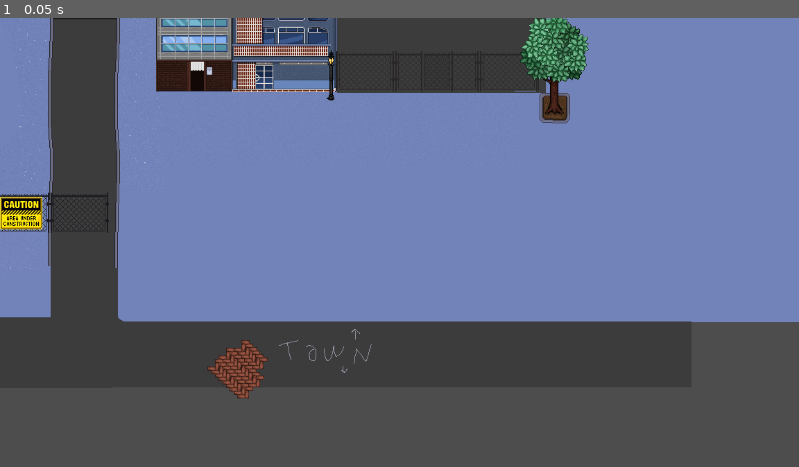
Above: before the commit, frame 1.
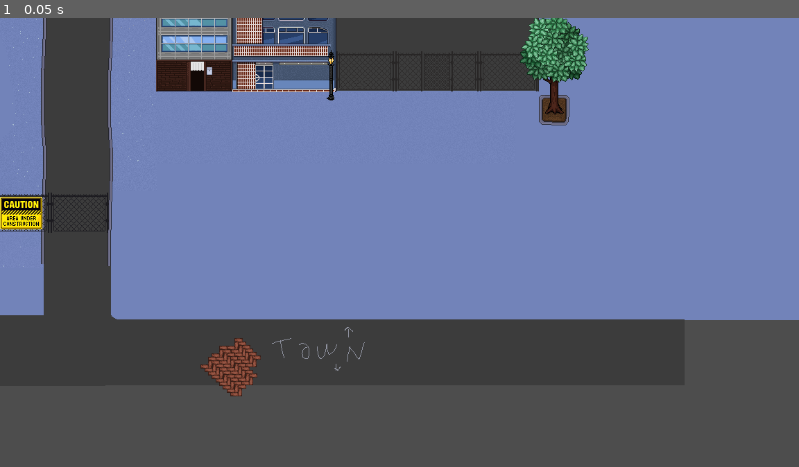
Above: after the commit, the same moment.

Repository: porkbrain/dont-count-the-sheep
Game: Godot game, scene res://assets/scenes/downtown.tscn
The game is run twice, just before and just after one commit, with the same random seed, the same clock (stepped at 60 frames per second) and the same inputs. The project has no main scene, so this scene is started directly.
Inputs:
- Up to frame 1 (0.05 s): no input

The runs differ from the first frame. In frame 1, 2.9% of the frame differs, in the area x 0-100%, y 0-85%.

Commit message:
Shaperka (#138)
* Mall dots gone, new bulding, bigger downtown map, emoji atlas updated (second and third emoji in a second row is the animation for 'too awake to go to sleep' or any 'no')


---------

Co-authored-by: shaperka <161528618+shaperka@users.noreply.github.com>

Diff:
--- a/main_game/assets/scenes/downtown.tscn
+++ b/main_game/assets/scenes/downtown.tscn
@@ -1,39 +1,49 @@
-[gd_scene load_steps=39 format=3 uid="uid://dtow2k2vgk8kg"]
-
-[ext_resource type="Texture2D" uid="uid://ctujtb5gwqvre" path="res://assets/downtown/bg.png" id="1_ac7tb"]
-[ext_resource type="Texture2D" uid="uid://kqhfsst8cp0b" path="res://assets/downtown/ac_atlas.png" id="2_vxd7e"]
-[ext_resource type="Texture2D" uid="uid://fvsk7527x314" path="res://assets/downtown/water_dispenser.png" id="3_mnq47"]
-[ext_resource type="Texture2D" uid="uid://ccpux3rqyc01t" path="res://assets/downtown/bamboo_rooftop.png" id="4_uahdt"]
-[ext_resource type="Texture2D" uid="uid://cve0p1fj5bjp3" path="res://assets/downtown/recycle_bin.png" id="5_her3o"]
-[ext_resource type="Texture2D" uid="uid://c7pfatjf403l5" path="res://assets/downtown/cone.png" id="6_4cklq"]
-[ext_resource type="Texture2D" uid="uid://bmy3x3gvi867d" path="res://assets/downtown/black_bin.png" id="7_p1j5y"]
-[ext_resource type="Texture2D" uid="uid://d1y5l8pmrdloy" path="res://assets/downtown/robot.png" id="8_s4pbl"]
-[ext_resource type="Texture2D" uid="uid://dlc054120cn8l" path="res://assets/downtown/swing.png" id="9_gwh2v"]
-[ext_resource type="Texture2D" uid="uid://b75yq8snj53yw" path="res://assets/downtown/trashcan_tables.png" id="10_nyc25"]
-[ext_resource type="Texture2D" uid="uid://d2v4j1m6u8ek1" path="res://assets/environment/beer.png" id="11_e3pff"]
-[ext_resource type="Texture2D" uid="uid://djc7g7t6dy3wa" path="res://assets/downtown/truck.png" id="12_mwj3x"]
-[ext_resource type="Texture2D" uid="uid://dh2sjhvbvlj0y" path="res://assets/downtown/tree.png" id="13_7q235"]
-[ext_resource type="Texture2D" uid="uid://c6bjetxf4tjpq" path="res://assets/downtown/mall.png" id="13_jgs6s"]
-[ext_resource type="Texture2D" uid="uid://b54rhfp4mdr1d" path="res://assets/downtown/lamp.png" id="14_8uy80"]
-[ext_resource type="Texture2D" uid="uid://7iyu03tse1f0" path="res://assets/downtown/briza.png" id="16_xr53b"]
-[ext_resource type="Texture2D" uid="uid://cpagv4vgk17ov" path="res://assets/downtown/wired_fence.png" id="17_5ai3x"]
-[ext_resource type="Texture2D" uid="uid://d28l4plhavno" path="res://assets/downtown/front_field.png" id="18_yr0u5"]
-[ext_resource type="Texture2D" uid="uid://deq70sixg36ra" path="res://assets/downtown/house_plantshoptrio.png" id="19_fdu3c"]
-[ext_resource type="Texture2D" uid="uid://dqvep7ugj5h2e" path="res://assets/downtown/tree_pot.png" id="20_kpivv"]
-[ext_resource type="Texture2D" uid="uid://dj4h0df73poo0" path="res://assets/downtown/compound_gate.png" id="20_o0xfm"]
-[ext_resource type="Texture2D" uid="uid://c3jrebwaemnlt" path="res://assets/downtown/umbrella_chair.png" id="20_sy6x1"]
-[ext_resource type="Texture2D" uid="uid://dpj7jnsvxyfvt" path="res://assets/environment/water_bottle_half.png" id="21_8m32a"]
-[ext_resource type="Texture2D" uid="uid://bodg01kctbo3d" path="res://assets/downtown/praha_building.png" id="21_sq8gl"]
-[ext_resource type="Texture2D" uid="uid://crl8brm7m7obp" path="res://assets/downtown/building_duo.png" id="22_bl5xi"]
-[ext_resource type="Texture2D" uid="uid://dm414iyf3bdnr" path="res://assets/downtown/construction_site_sign.png" id="22_m6eml"]
-[ext_resource type="Texture2D" uid="uid://cvpb63r4tafm8" path="res://assets/downtown/tower.png" id="23_7ng4s"]
-[ext_resource type="Texture2D" uid="uid://cjkde3a6ochx7" path="res://assets/downtown/barn.png" id="23_av7fi"]
-[ext_resource type="Texture2D" uid="uid://ctd21n83m0nwc" path="res://assets/downtown/clinic.png" id="25_ukjmq"]
-[ext_resource type="Texture2D" uid="uid://cyd2vttksmhrg" path="res://assets/downtown/zabradli.png" id="26_nm5hp"]
-[ext_resource type="Texture2D" uid="uid://d4d4x4dbmu2f" path="res://assets/downtown/big_tree.png" id="28_6tavv"]
-[ext_resource type="Texture2D" uid="uid://dqqvboiu7sjg4" path="res://assets/downtown/jehlicnan.png" id="29_j62ep"]
-[ext_resource type="Texture2D" uid="uid://d2ainwkym4lxy" path="res://assets/downtown/fancy_stairs.png" id="32_01aim"]
-[ext_resource type="Texture2D" uid="uid://04yhpl0qtq7g" path="res://assets/downtown/fancy_sloupky.png" id="33_lx3i7"]
+[gd_scene load_steps=49 format=3 uid="uid://dtow2k2vgk8kg"]
+
+[ext_resource type="Texture2D" uid="uid://b5pepyrbokdp7" path="res://assets/downtown/bg.png" id="1_ac7tb"]
+[ext_resource type="Texture2D" uid="uid://dhtpl0f15gojd" path="res://assets/downtown/ac_atlas.png" id="2_vxd7e"]
+[ext_resource type="Texture2D" uid="uid://od7278drijk8" path="res://assets/downtown/water_dispenser.png" id="3_mnq47"]
+[ext_resource type="Texture2D" uid="uid://bwt8l2nfovdrb" path="res://assets/downtown/bamboo_rooftop.png" id="4_uahdt"]
+[ext_resource type="Texture2D" uid="uid://5ywhhdx6rx7r" path="res://assets/downtown/recycle_bin.png" id="5_her3o"]
+[ext_resource type="Texture2D" uid="uid://b8xgrwspdhoao" path="res://assets/downtown/cone.png" id="6_4cklq"]
+[ext_resource type="Texture2D" uid="uid://clp5emmiqqigh" path="res://assets/downtown/black_bin.png" id="7_p1j5y"]
+[ext_resource type="Texture2D" uid="uid://cnd2np6d33oqh" path="res://assets/downtown/robot.png" id="8_s4pbl"]
+[ext_resource type="Texture2D" uid="uid://hmoa0kdonp88" path="res://assets/downtown/swing.png" id="9_gwh2v"]
+[ext_resource type="Texture2D" uid="uid://bdn0jfgw4tpeg" path="res://assets/downtown/trashcan_tables.png" id="10_nyc25"]
+[ext_resource type="Texture2D" uid="uid://cskl5m8h5o3n8" path="res://assets/environment/beer.png" id="11_e3pff"]
+[ext_resource type="Texture2D" uid="uid://qjb3dquepnch" path="res://assets/downtown/truck.png" id="12_mwj3x"]
+[ext_resource type="Texture2D" uid="uid://cs4xyldoxgtxg" path="res://assets/downtown/tree.png" id="13_7q235"]
+[ext_resource type="Texture2D" uid="uid://djrcy48yl8ego" path="res://assets/downtown/mall.png" id="13_jgs6s"]
+[ext_resource type="Texture2D" uid="uid://bprq7kf7j27if" path="res://assets/downtown/sipek.png" id="14_6c1wy"]
+[ext_resource type="Texture2D" uid="uid://b7r70khewajh0" path="res://assets/downtown/lamp.png" id="14_8uy80"]
+[ext_resource type="Texture2D" uid="uid://d3swa0vc5iitv" path="res://assets/downtown/briza.png" id="16_xr53b"]
+[ext_resource type="Texture2D" uid="uid://lgsyrvis4y80" path="res://assets/downtown/wired_fence.png" id="17_5ai3x"]
+[ext_resource type="Texture2D" uid="uid://bneahsxtb6wpe" path="res://assets/downtown/front_field.png" id="18_yr0u5"]
+[ext_resource type="Texture2D" uid="uid://bq3fw5e27w801" path="res://assets/downtown/house_plantshoptrio.png" id="19_fdu3c"]
+[ext_resource type="Texture2D" uid="uid://brvijlucyh2jx" path="res://assets/downtown/tree_pot.png" id="20_kpivv"]
+[ext_resource type="Texture2D" uid="uid://dcl4guw8e72nh" path="res://assets/downtown/compound_gate.png" id="20_o0xfm"]
+[ext_resource type="Texture2D" uid="uid://bbvuyahml5l4l" path="res://assets/downtown/umbrella_chair.png" id="20_sy6x1"]
+[ext_resource type="Texture2D" uid="uid://ufn4rnxo8e62" path="res://assets/environment/water_bottle_half.png" id="21_8m32a"]
+[ext_resource type="Texture2D" uid="uid://bmbgymdlgia22" path="res://assets/downtown/praha_building.png" id="21_sq8gl"]
+[ext_resource type="Texture2D" uid="uid://bs5503nvkypsp" path="res://assets/downtown/building_duo.png" id="22_bl5xi"]
+[ext_resource type="Texture2D" uid="uid://dy8urm75tam2x" path="res://assets/downtown/construction_site_sign.png" id="22_m6eml"]
+[ext_resource type="Texture2D" uid="uid://bqhuebro50e5n" path="res://assets/downtown/tower.png" id="23_7ng4s"]
+[ext_resource type="Texture2D" uid="uid://closy5vs11rwm" path="res://assets/downtown/barn.png" id="23_av7fi"]
+[ext_resource type="Texture2D" uid="uid://b4n3d4xbt3n7t" path="res://assets/downtown/fire_ex.png" id="24_ohwph"]
+[ext_resource type="Texture2D" uid="uid://bnjtrujdg2l5p" path="res://assets/downtown/no_smoking_sign.png" id="25_1tn82"]
+[ext_resource type="Texture2D" uid="uid://m2ycv8ggd4ho" path="res://assets/downtown/clinic.png" id="25_ukjmq"]
+[ext_resource type="Texture2D" uid="uid://vyq68glbbaiv" path="res://assets/downtown/zabradli.png" id="26_nm5hp"]
+[ext_resource type="Texture2D" uid="uid://uuxhgpjap208" path="res://assets/downtown/big_tree.png" id="28_6tavv"]
+[ext_resource type="Texture2D" uid="uid://c8vxwyyvlctic" path="res://assets/downtown/jehlicnan.png" id="29_j62ep"]
+[ext_resource type="Texture2D" uid="uid://c85luubin2ham" path="res://assets/downtown/fancy_stairs.png" id="32_01aim"]
+[ext_resource type="Texture2D" uid="uid://dxokrosjob4s5" path="res://assets/downtown/fancy_sloupky.png" id="33_lx3i7"]
+[ext_resource type="Texture2D" uid="uid://dsdky0twwr6jh" path="res://assets/downtown/blue_clinic.png" id="35_ecxbn"]
+[ext_resource type="Texture2D" uid="uid://cj7k78j2n48gr" path="res://assets/downtown/roof_building.png" id="36_4dgjx"]
+[ext_resource type="Texture2D" uid="uid://bflcaqeap0y6j" path="res://assets/downtown/bin_bag.png" id="37_kbqnk"]
+[ext_resource type="Texture2D" uid="uid://c140qot1ofdoq" path="res://assets/downtown/red_car.png" id="41_h1vqy"]
+[ext_resource type="Texture2D" uid="uid://b3k4s743uhvpa" path="res://assets/downtown/white_van.png" id="42_gumcj"]
+[ext_resource type="Texture2D" uid="uid://c8evra3g3jreh" path="res://assets/downtown/orange_car.png" id="43_rbmlo"]
+[ext_resource type="Texture2D" uid="uid://brapyya5pqurk" path="res://assets/downtown/potted_bush.png" id="44_d0uug"]
 
 [sub_resource type="AtlasTexture" id="AtlasTexture_5i4a5"]
 atlas = ExtResource("2_vxd7e")
@@ -68,7 +78,7 @@
 
 [node name="DowntownBg" type="Sprite2D" parent="."]
 z_index = -5
-position = Vector2(242, 380)
+position = Vector2(232, 477)
 texture = ExtResource("1_ac7tb")
 
 [node name="CompoundRoot" type="Node2D" parent="."]
@@ -80,6 +90,10 @@
 [node name="YSort" type="Node2D" parent="CompoundRoot/Tower"]
 position = Vector2(3, 112)
 
+[node name="PottedBush2" type="Sprite2D" parent="CompoundRoot/Tower"]
+position = Vector2(38, 106)
+texture = ExtResource("44_d0uug")
+
 [node name="Barn" type="Sprite2D" parent="CompoundRoot"]
 position = Vector2(-140, -649)
 texture = ExtResource("23_av7fi")
@@ -88,7 +102,7 @@
 position = Vector2(-5, 68)
 
 [node name="Briza" type="Sprite2D" parent="CompoundRoot"]
-position = Vector2(-32, -589)
+position = Vector2(-880, -437)
 texture = ExtResource("16_xr53b")
 
 [node name="YSort" type="Node2D" parent="CompoundRoot/Briza"]
@@ -150,8 +164,16 @@
 texture = ExtResource("7_p1j5y")
 
 [node name="Beer3" type="Sprite2D" parent="CompoundRoot/CompoundFenceBins"]
-position = Vector2(-21, -8)
+position = Vector2(2, -1)
 texture = ExtResource("11_e3pff")
+
+[node name="BlackBin" type="Sprite2D" parent="CompoundRoot/CompoundFenceBins"]
+position = Vector2(27, -14)
+texture = ExtResource("7_p1j5y")
+
+[node name="BinBag" type="Sprite2D" parent="CompoundRoot/CompoundFenceBins"]
+position = Vector2(-29, -14)
+texture = ExtResource("37_kbqnk")
 
 [node name="Lamp2" type="Sprite2D" parent="CompoundRoot"]
 position = Vector2(-472, -365)
@@ -180,6 +202,10 @@
 
 [node name="YSort" type="Node2D" parent="CompoundRoot/Jehlicnan"]
 position = Vector2(0, 61)
+
+[node name="Sipek" type="Sprite2D" parent="CompoundRoot"]
+position = Vector2(-137, -572)
+texture = ExtResource("14_6c1wy")
 
 [node name="MallRoot" type="Node2D" parent="."]
 
@@ -320,6 +346,21 @@
 metadata/label = "Go shopping"
 metadata/category = "Default"
 
+[node name="RoofBuilding" type="Sprite2D" parent="MallRoot"]
+position = Vector2(-162.5, -2)
+texture = ExtResource("36_4dgjx")
+
+[node name="YSort" type="Node2D" parent="MallRoot/RoofBuilding"]
+position = Vector2(0, 41)
+
+[node name="FireEx" type="Sprite2D" parent="MallRoot/RoofBuilding"]
+position = Vector2(-69.5, 50)
+texture = ExtResource("24_ohwph")
+
+[node name="NoSmokingSign" type="Sprite2D" parent="MallRoot/RoofBuilding"]
+position = Vector2(34.5, 48)
+texture = ExtResource("25_1tn82")
+
 [node name="Block2Root" type="Node2D" parent="."]
 
 [node name="HousePlantshoptrio" type="Sprite2D" parent="Block2Root"]
@@ -337,6 +378,10 @@
 position = Vector2(108, 80)
 texture = ExtResource("7_p1j5y")
 
+[node name="PottedBush" type="Sprite2D" parent="Block2Root/HousePlantshoptrio"]
+position = Vector2(175, 82)
+texture = ExtResource("44_d0uug")
+
 [node name="Tree3" type="Sprite2D" parent="Block2Root"]
 position = Vector2(64, -273)
 texture = ExtResource("13_7q235")
@@ -346,7 +391,7 @@
 
 [node name="TreePot" type="Sprite2D" parent="Block2Root/Tree3"]
 z_index = -1
-position = Vector2(0, 65)
+position = Vector2(0, 69)
 texture = ExtResource("20_kpivv")
 
 [node name="Lamp" type="Sprite2D" parent="Block2Root"]
@@ -376,8 +421,11 @@
 
 [node name="TreePot" type="Sprite2D" parent="Block2Root/PrahaBuilding/Tree2"]
 z_index = -1
-position = Vector2(1, 64)
+position = Vector2(1, 68)
 texture = ExtResource("20_kpivv")
+
+[node name="YSort" type="Node2D" parent="Block2Root/PrahaBuilding"]
+position = Vector2(16, 90)
 
 [node name="FancyStairs" type="Sprite2D" parent="Block2Root"]
 z_index = -2
@@ -444,7 +492,7 @@
 
 [node name="TreePot" type="Sprite2D" parent="Block1Root/Tree"]
 z_index = -1
-position = Vector2(1, 64)
+position = Vector2(0, 67)
 texture = ExtResource("20_kpivv")
 
 [node name="PlayerApartmentBuildingEntrance" type="Node2D" parent="Block1Root"]
@@ -527,6 +575,10 @@
 [node name="YSort" type="Node2D" parent="ShoreRoot/Clinic"]
 position = Vector2(-47, -16)
 
+[node name="PottedBush3" type="Sprite2D" parent="ShoreRoot/Clinic"]
+position = Vector2(42, 72)
+texture = ExtResource("44_d0uug")
+
 [node name="Zabradli" type="Sprite2D" parent="ShoreRoot"]
 position = Vector2(-31, 968)
 texture = ExtResource("26_nm5hp")
@@ -547,3 +599,38 @@
 
 [node name="YSort" type="Node2D" parent="ShoreRoot/Swing"]
 position = Vector2(0, 24)
+
+[node name="BlueClinic" type="Sprite2D" parent="."]
+position = Vector2(-930, 962)
+texture = ExtResource("35_ecxbn")
+
+[node name="Lamp" type="Sprite2D" parent="."]
+position = Vector2(-1000, 1013)
+texture = ExtResource("14_8uy80")
+
+[node name="Tree" type="Sprite2D" parent="."]
+position = Vector2(490, 769)
+texture = ExtResource("13_7q235")
+
+[node name="YSort" type="Node2D" parent="Tree"]
+position = Vector2(0, 69)
+
+[node name="TreePot" type="Sprite2D" parent="Tree"]
+z_index = -1
+position = Vector2(1, 68)
+texture = ExtResource("20_kpivv")
+
+[node name="RedCar" type="Sprite2D" parent="."]
+position = Vector2(-263, -131)
+texture = ExtResource("41_h1vqy")
+
+[node name="WhiteVan" type="Sprite2D" parent="."]
+position = Vector2(-263, -263)
+texture = ExtResource("42_gumcj")
+
+[node name="YSort" type="Node2D" parent="WhiteVan"]
+position = Vector2(-1, 25)
+
+[node name="OrangeCar" type="Sprite2D" parent="."]
+position = Vector2(-960, -192)
+texture = ExtResource("43_rbmlo")
Binary file changed: main_game/assets/characters/atlases/winnie1.png
Binary file added: main_game/assets/characters/portraits/blueguy1.png
Binary file added: main_game/assets/characters/portraits/blueowl1.png
Binary file changed: main_game/assets/characters/portraits/cat1.png
Binary file added: main_game/assets/characters/portraits/duck1.png
Binary file changed: main_game/assets/characters/portraits/emil1.png
Binary file added: main_game/assets/characters/portraits/freddy1.png
Binary file added: main_game/assets/characters/portraits/gingercat1.png
Binary file added: main_game/assets/characters/portraits/goat1.png
Binary file added: main_game/assets/characters/portraits/halley1.png
Binary file added: main_game/assets/characters/portraits/hastrmann1.png
Binary file added: main_game/assets/characters/portraits/mullet1.png
(and 24 more such lines)
